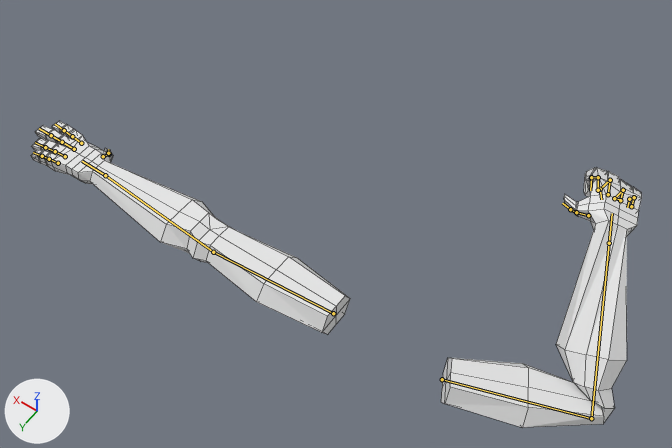
The Blender file Assets/Art/blend/arms_01.blend, before and after one commit.
Before and after are seen from a 50 mm lens placed at (-0.73, 1.31, 4.04), pointed at (0.4, -0.27, 1.57). The axes (+X, +Y, +Z) are drawn at lower left. The lights are the same throughout. The older version comes first. Both versions are drawn at frame 1 of the action 'Melee_Attack_01'; the numbers are the values there. The bones that change, and the others that lie on the model, are drawn over the model as lines. Mesh edges are drawn as thin lines.

Objects in the first picture: 'Arms'.
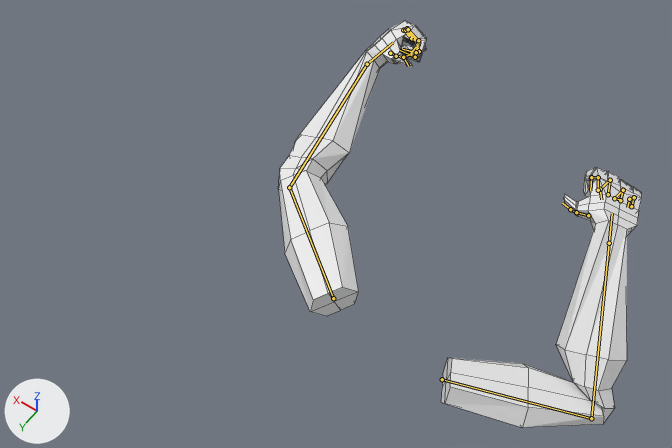
What differs and where, as boxes (x1, y1, x2, y2) in the pictures (672 x 448 px):
'Arms', posed (40% narrower, 32% taller)
    before: (31, 121, 642, 428)
    after: (278, 21, 642, 428)
bone 'Bicep.L', root to tip
    before: (333, 313) to (213, 252)
    after: (333, 298) to (289, 187)
bone 'Palm.L', root to tip
    before: (105, 175) to (82, 161)
    after: (367, 64) to (393, 42)
bone 'Pinky1.L', root to tip
    before: (58, 163) to (49, 159)
    after: (403, 30) to (411, 38)
bone 'Pinky3.L', root to tip
    before: (42, 156) to (33, 152)
    after: (418, 44) to (410, 53)
bone 'Ring1.L', root to tip
    before: (65, 156) to (55, 151)
    after: (405, 30) to (415, 39)
bone 'Ring2.L', root to tip
    before: (55, 151) to (45, 147)
    after: (415, 39) to (419, 51)
bone 'Ring3.L', root to tip
    before: (45, 147) to (35, 142)
    after: (419, 51) to (406, 56)
bone 'Middle1.L', root to tip
    before: (74, 149) to (62, 142)
    after: (407, 28) to (418, 42)
bone 'Middle2.L', root to tip
    before: (62, 142) to (51, 135)
    after: (418, 42) to (415, 57)
bone 'Middle3.L', root to tip
    before: (51, 135) to (39, 128)
    after: (415, 57) to (399, 50)
bone 'Index1.L', root to tip
    before: (81, 143) to (72, 136)
    after: (408, 29) to (418, 40)
bone 'Index2.L', root to tip
    before: (72, 136) to (64, 130)
    after: (418, 40) to (416, 52)
bone 'Index3.L', root to tip
    before: (64, 130) to (55, 124)
    after: (416, 52) to (402, 49)
bone 'Thumb3.L', root to tip
    before: (108, 153) to (108, 149)
    after: (403, 57) to (408, 66)

What the commit changed:
Bone 'Bicep.L' (bone_bicep_l) moves from (0.0, 0.0, 0.0) to (-0.205, -0.042, -0.067).
Bone 'Palm.L' (bone_palm_l) turns from (0, 0, 0) to (-26, -15, -126) degrees about its own x, y and z.
Bone 'Pinky1.L' (bone_pinky1_l) moves from (0.0, 0.0, 0.0) to (0.002, 0.001, 0.0).
Bone 'Pinky1.L' (bone_pinky1_l) turns from (0, 0, 0) to (-3, 3, -84) degrees about its own x, y and z.
Bone 'Pinky3.L' (bone_pinky3_l) turns from (0, 0, 0) to (0, 0, -86) degrees about its own x, y and z.
Bone 'Ring1.L' (bone_ring1_l) moves from (0.0, 0.0, 0.0) to (0.001, -0.002, 0.0).
Bone 'Ring1.L' (bone_ring1_l) turns from (0, 0, 0) to (-1, 1, -84) degrees about its own x, y and z.
Bone 'Ring2.L' (bone_ring2_l) turns from (0, 0, 0) to (9, -6, -27) degrees about its own x, y and z.
Bone 'Ring3.L' (bone_ring3_l) turns from (0, 0, 0) to (0, 0, -91) degrees about its own x, y and z.
Bone 'Middle1.L' (bone_middle1_l) moves from (0.0, 0.0, 0.0) to (-0.003, 0.001, 0.0).
Bone 'Middle1.L' (bone_middle1_l) turns from (0, 0, 0) to (6, -6, -90) degrees about its own x, y and z.
Bone 'Middle2.L' (bone_middle2_l) turns from (0, 0, 0) to (14, 3, -53) degrees about its own x, y and z.
Bone 'Middle3.L' (bone_middle3_l) turns from (0, 0, 0) to (-14, -11, -106) degrees about its own x, y and z.
Bone 'Index1.L' (bone_index1_l) turns from (0, 0, 0) to (0, 0, -84) degrees about its own x, y and z.
Bone 'Index2.L' (bone_index2_l) turns from (0, 0, 0) to (33, -3, -60) degrees about its own x, y and z.
Bone 'Index3.L' (bone_index3_l) turns from (0, 0, 0) to (-32, -18, -97) degrees about its own x, y and z.
Bone 'Thumb3.L' (bone_thumb3_l) turns from (0, 0, 0) to (-46, 0, -84) degrees about its own x, y and z.
Bone 'IK Arm Target.L' (bone_ik_arm_target_l) moves from (0.0, 0.0, 0.0) to (-0.315, -0.622, 0.735).
Bone 'IK Arm Target.L' (bone_ik_arm_target_l) turns from (0, 0, 0) to (122, 20, -80) degrees about its own x, y and z.
